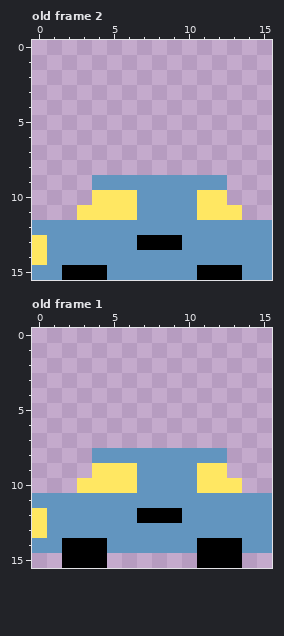
File history of a pixel-art file, assets/aseprite/CAR_A.aseprite. Above, as it was before the edit.
16x16 pixels, 2 frames. Shown: old frame 2, old frame 1.
New version:
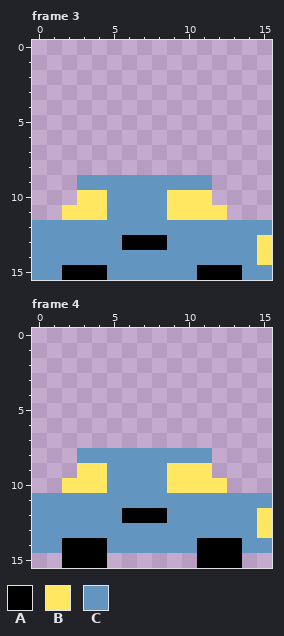
Palette (. is transparent): A #000000  B #ffe762  C #6295bf
A new or re-ordered frame is compared with the old frame closest to it.
Changes in this commit:
{"change": "frames 2 -> 4"}
{"where": "frame 3 against old frame 2"}
{"frame":3,"y":9,"x":3,"old":".","new":"C"}
{"frame":3,"y":9,"x":12,"old":"C","new":"."}
{"frame":3,"y":10,"x":3,"old":".","new":"B"}
{"frame":3,"y":10,"x":5,"old":"BB","new":"CC"}
{"frame":3,"y":10,"x":9,"old":"CC","new":"BB"}
{"frame":3,"y":10,"x":12,"old":"B","new":"."}
{"frame":3,"y":11,"x":2,"old":".","new":"B"}
{"frame":3,"y":11,"x":5,"old":"BB","new":"CC"}
{"frame":3,"y":11,"x":9,"old":"CC","new":"BB"}
{"frame":3,"y":11,"x":13,"old":"B","new":"."}
{"frame":3,"y":13,"x":0,"old":"B","new":"C"}
{"frame":3,"y":13,"x":6,"old":"C","new":"A"}
{"frame":3,"y":13,"x":9,"old":"A","new":"C"}
{"frame":3,"y":13,"x":15,"old":"C","new":"B"}
{"frame":3,"y":14,"x":0,"old":"B","new":"C"}
{"frame":3,"y":14,"x":15,"old":"C","new":"B"}
{"where": "frame 4 is new; against old frame 1"}
{"frame":4,"y":8,"x":3,"old":".","new":"C"}
{"frame":4,"y":8,"x":12,"old":"C","new":"."}
{"frame":4,"y":9,"x":3,"old":".","new":"B"}
{"frame":4,"y":9,"x":5,"old":"BB","new":"CC"}
{"frame":4,"y":9,"x":9,"old":"CC","new":"BB"}
{"frame":4,"y":9,"x":12,"old":"B","new":"."}
{"frame":4,"y":10,"x":2,"old":".","new":"B"}
{"frame":4,"y":10,"x":5,"old":"BB","new":"CC"}
{"frame":4,"y":10,"x":9,"old":"CC","new":"BB"}
{"frame":4,"y":10,"x":13,"old":"B","new":"."}
{"frame":4,"y":12,"x":0,"old":"B","new":"C"}
{"frame":4,"y":12,"x":6,"old":"C","new":"A"}
{"frame":4,"y":12,"x":9,"old":"A","new":"C"}
{"frame":4,"y":12,"x":15,"old":"C","new":"B"}
{"frame":4,"y":13,"x":0,"old":"B","new":"C"}
{"frame":4,"y":13,"x":15,"old":"C","new":"B"}
{"label":"changed","picture_box":[32,175,272,265]}
{"label":"changed","picture_box":[32,448,272,538]}
